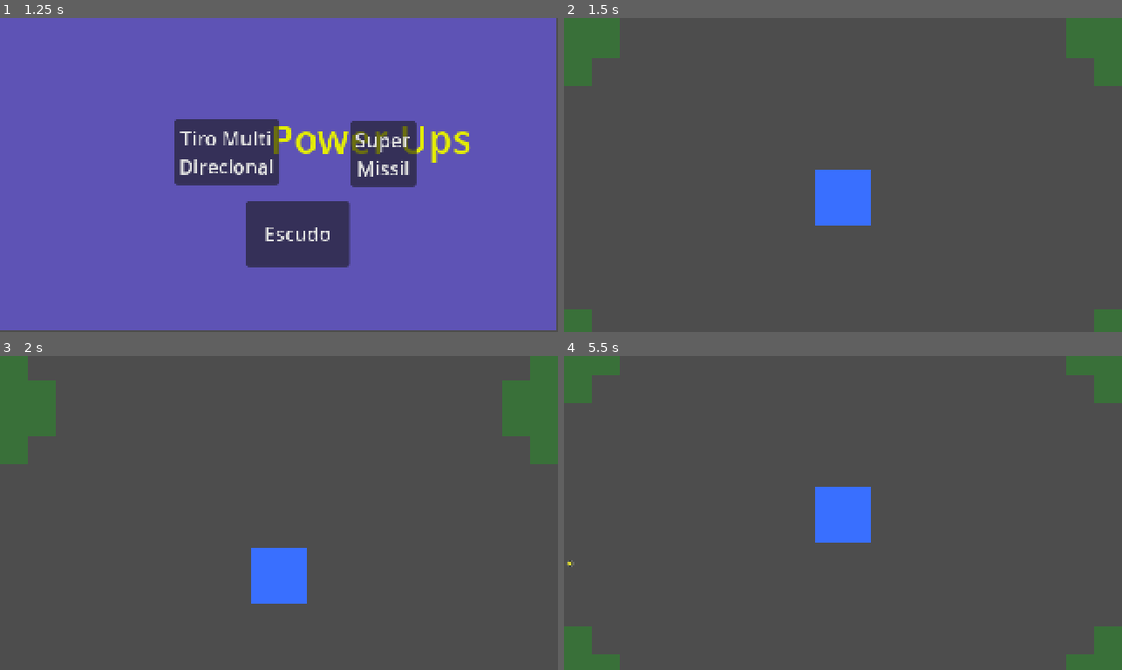
Above: before the commit, frames 1-4 (two rows, left to right).
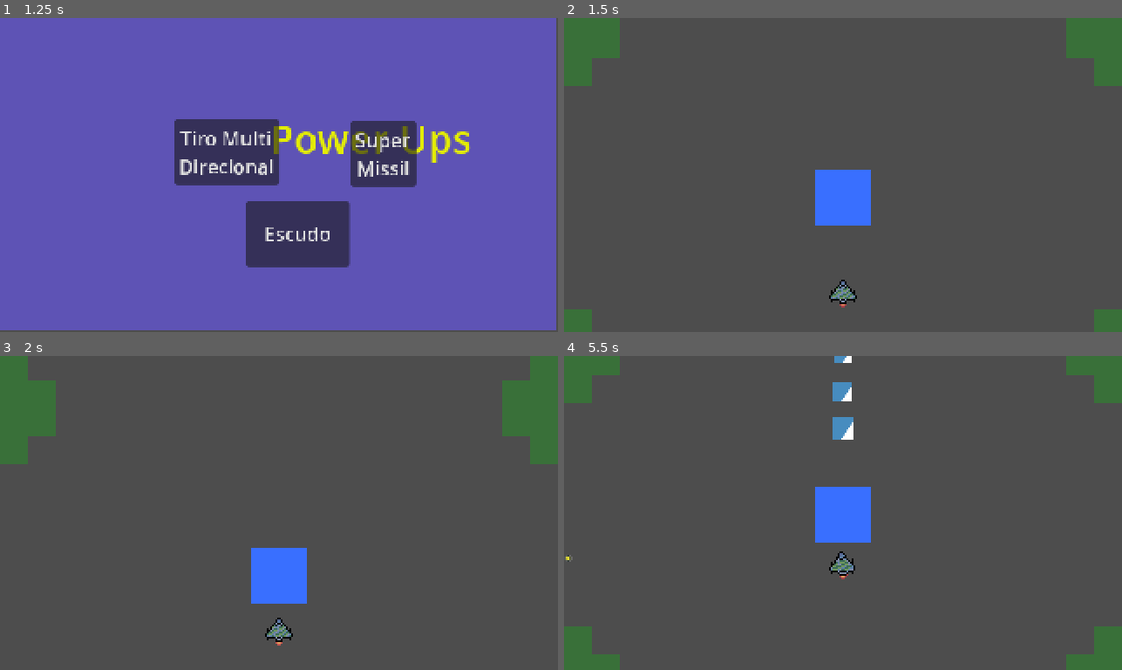
Above: after the commit, the same moments.

Repository: CMS999/RiverNRaiders
Game: Godot game, scene res://MainMenu.tscn
The game is run twice, just before and just after one commit, with the same random seed, the same clock (stepped at 60 frames per second) and the same inputs. The engine's default icon, where the game draws it, is replaced by a stand-in: a white triangle on a blue panel in a dark square.
Inputs:
- Up to frame 1 (1.25 s): click "Jogar" at 0.5 s
- Up to frame 2 (1.5 s): click "Super Missil" at 1.25 s
- Up to frame 3 (2 s): no input
- Up to frame 4 (5.5 s): hold W (cima) 2.03-2.78 s; tap D (dir) at 2.1 s; hold S (baixo) 2.78-3.53 s; tap A (esq) at 2.85 s; hold G (power) 3.53-4.28 s; hold W (cima) 3.53-5.03 s; tap Space (tiro) at 4.35 s; hold S (baixo) from 5.03 s (still down); tap B at 5.1 s

Frame 1 is identical in both runs. In frame 2, 0.2% of the frame differs, in the area x 47-53%, y 83-93%; in frame 3, 0.2%; in frame 4, 0.8%, in the area x 0-53%, y 0-72%.
Error before the commit: Invalid access to property or key 'position' on a base object of type 'Node'. (res://Projeteis/Inimigos/AtaqueHeli.gd:14)

Commit message:
Bugfix do jogador na fase

Diff:
--- a/Jogador/jogador.tscn
+++ b/Jogador/jogador.tscn
@@ -7,6 +7,7 @@
 [ext_resource type="PackedScene" uid="uid://bkltef67bey07" path="res://Componentes/Personagens/HurtboxComponente.tscn" id="3_fhkuy"]
 [ext_resource type="PackedScene" uid="uid://gqi0hrxjam48" path="res://Projeteis/Jogador/AtaqueBase.tscn" id="4_ou11i"]
 [ext_resource type="Script" path="res://PowerUps/PowerUpComponente.gd" id="4_uli4u"]
+[ext_resource type="Script" path="res://Componentes/Projeteis/AtaqueComponente.gd" id="8_kcydi"]
 [ext_resource type="Texture2D" uid="uid://juegn6or138" path="res://icon.svg" id="9_ic1pu"]
 
 [sub_resource type="AtlasTexture" id="AtlasTexture_6tdck"]
@@ -139,10 +140,8 @@
 [node name="PowerUpComponente" type="Node2D" parent="."]
 script = ExtResource("4_uli4u")
 
-[node name="AtaqueComponente" parent="." instance=ExtResource("4_nmp20")]
-projetil = ExtResource("4_ou11i")
-
 [node name="VidaComponente" parent="." instance=ExtResource("2_8u40v")]
+VidaMaxima = 10000
 
 [node name="HurtboxComponente" parent="." node_paths=PackedStringArray("Vida") instance=ExtResource("3_fhkuy")]
 Vida = NodePath("../VidaComponente")
@@ -162,6 +161,10 @@
 frame = 1
 frame_progress = 0.569773
 
+[node name="AtaqueComponente" type="Node2D" parent="."]
+script = ExtResource("8_kcydi")
+projetil = ExtResource("4_ou11i")
+
 [connection signal="timeout" from="AtaqueDelay" to="." method="_on_ataque_delay_timeout"]
 [connection signal="timeout" from="PowerUpDelay" to="." method="_on_power_up_delay_timeout"]
 [connection signal="animation_finished" from="Animação" to="VidaComponente" method="_on_animação_animation_finished"]
